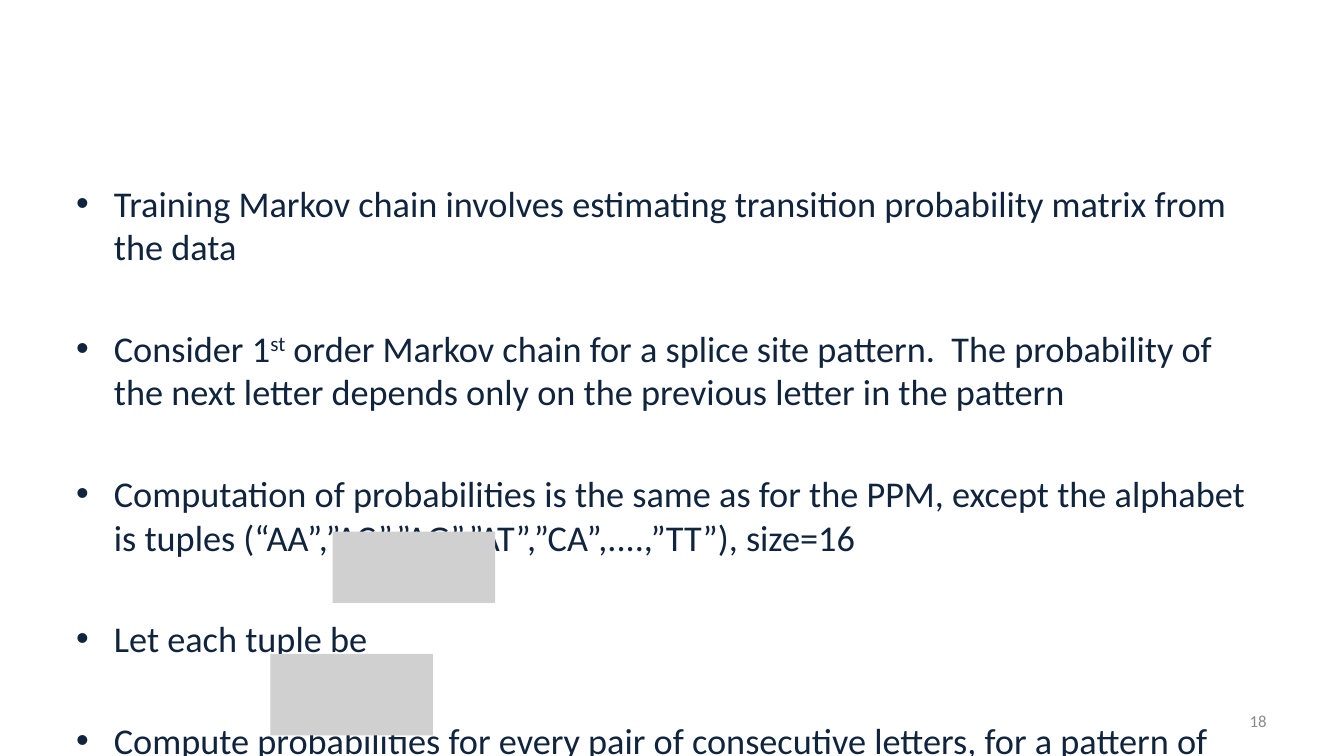
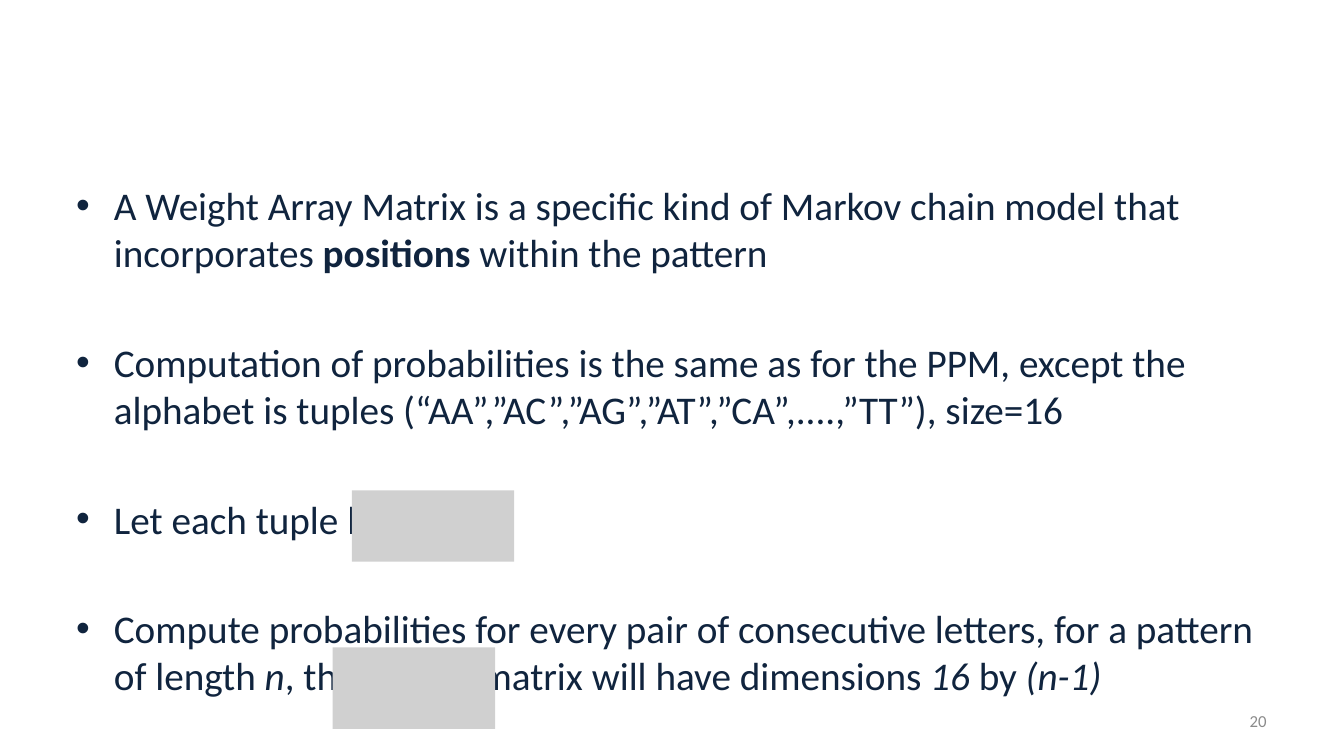
Before and after one commit to alekseyzimin/BME-Algorithms-for-Analysis-of-Genomic-Data, a slide deck: slide 20 of Week 11 Monday November 3.pptx (slide 18 before the commit). Drawn at 1344x756 pixels with LibreOffice and Linux fonts; fonts in the diff are those of the drawing; grey boxes stand for pictures; background and template pictures are left out. Boxes give left, top, right and bottom in pixels: in the first picture for what was removed or moved away, otherwise in the second. Text is boxed around its words. In the diff, an @@ line names an element or a change of style, - is before the commit and + after.

```diff
--- a/Week 11 Monday November 3.pptx
+++ b/Week 11 Monday November 3.pptx
@@ text at box(114, 192, 1179, 274): text changed; size 25.9 to 28 pt @@
-• Training Markov chain involves estimating transition probability matrix from the data
-• Consider 1st order Markov chain for a splice site pattern. The probability of the next letter depends only on the previous letter in the pattern
+• A Weight Array Matrix is a specific kind of Markov chain model that incorporates positions within the pattern
@@ text at box(114, 349, 1253, 701): size 25.9 to 28 pt in "Computation of probabilities is the same as ...", "Let each tuple be", "Compute probabilities for every pair of consecutive ..." @@
@@ picture: place and size @@
-picture at box(333, 531, 495, 603)
+picture at box(352, 490, 514, 562)
@@ picture: place and size @@
-picture at box(270, 654, 433, 736)
+picture at box(333, 647, 495, 729)
@@ page number at box(1250, 716, 1267, 727): text changed @@
-18
+20
```
Also in this commit, not shown: 5 other slides changed, 2 slides added.
